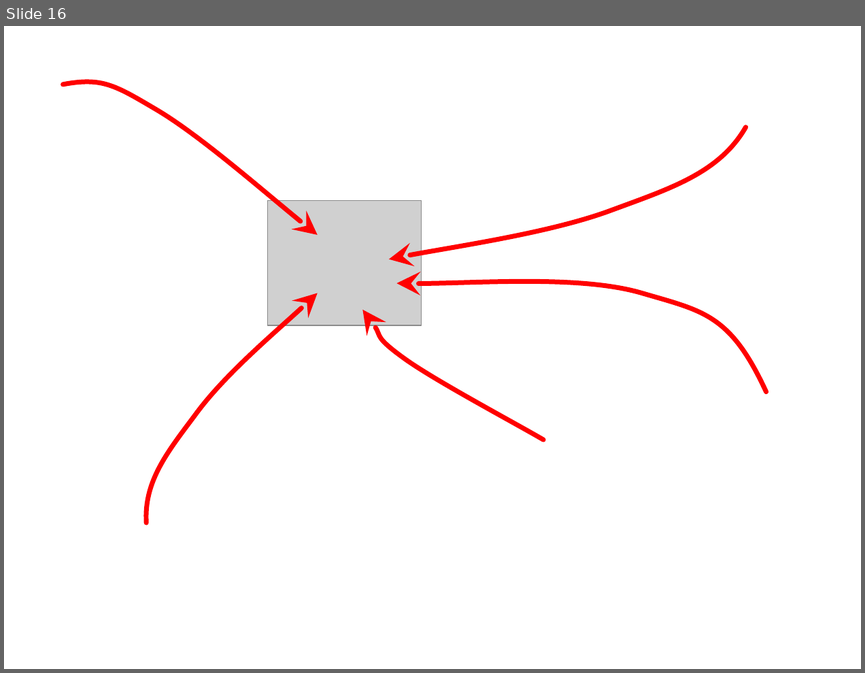
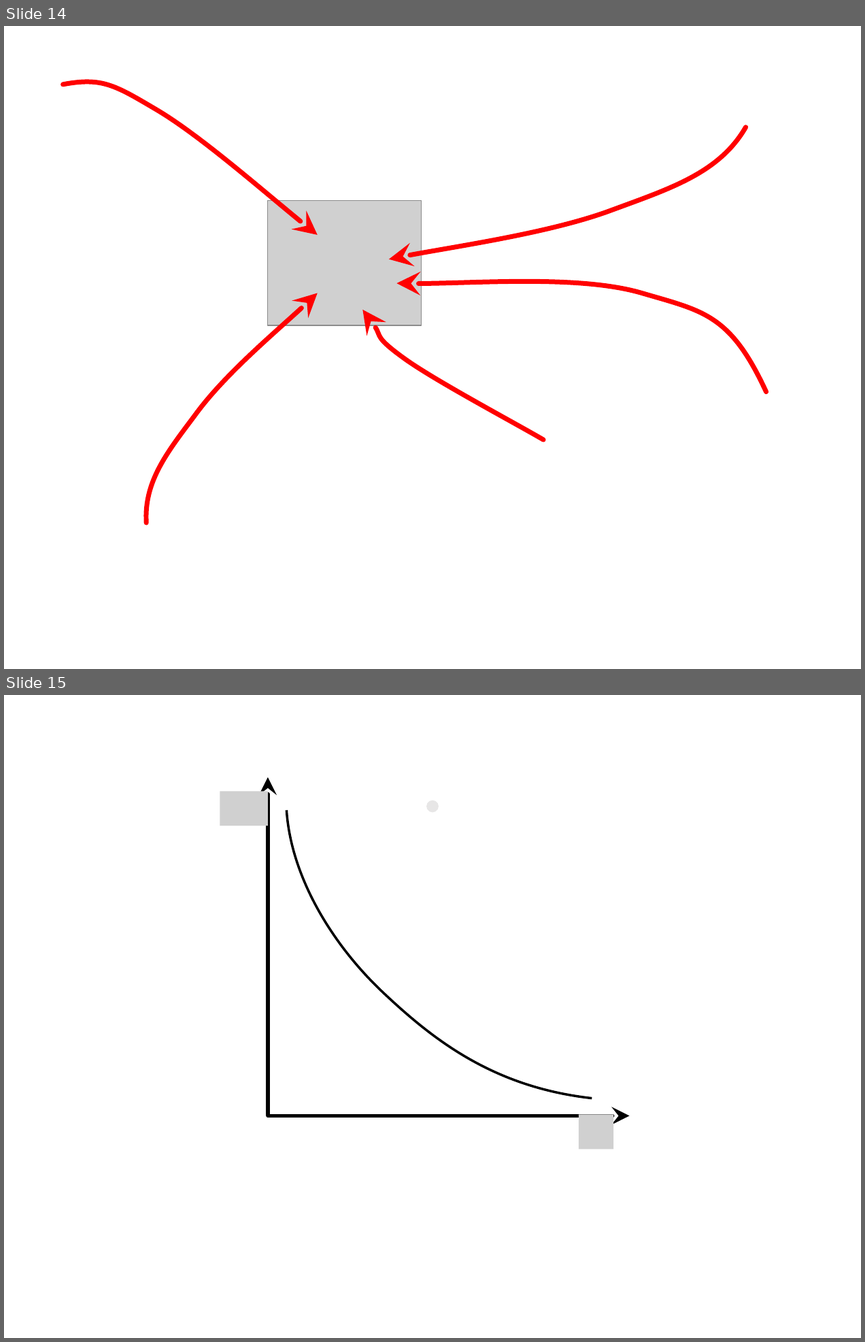
Before and after one commit to adapar-presentations/coloquio-3, a slide deck: powerpoint/tres-lemas.pptx. Shown one above the other, each under a label of ours: slide 16 before the commit, slides 14 and 15 after it. The pictures are 865x673 and 865x1342 pixels, drawn with LibreOffice and Linux fonts; fonts in the diff are those of the drawing; grey boxes stand for pictures. Boxes give left, top, right and bottom in pixels: in the first picture for what was removed or moved away, otherwise in the second. Text is boxed around its words. In the diff, an @@ line names an element or a change of style, - is before the commit and + after.

```diff
--- a/powerpoint/tres-lemas.pptx
+++ b/powerpoint/tres-lemas.pptx
@@ slide 15 added at bbox=[4, 695, 861, 1338], background #FFFFFF @@
@@ picture added at bbox=[220, 791, 268, 826] @@
@@ arrow added from (268, 1115) to (268, 777), #000000 3 pt @@
@@ freeform shape added at bbox=[287, 810, 592, 1098], outline #000000 2 pt @@
@@ ellipse added at bbox=[426, 800, 439, 813], fill #E7E6E6 @@
@@ arrow added from (268, 1116) to (630, 1116), #000000 3 pt @@
@@ picture added at bbox=[578, 1114, 613, 1149] @@
@@ what was slide 16 is now slide 14 @@
```
Also in this commit, not shown: 4 slides changed, 10 other slides added, 11 slides removed.
